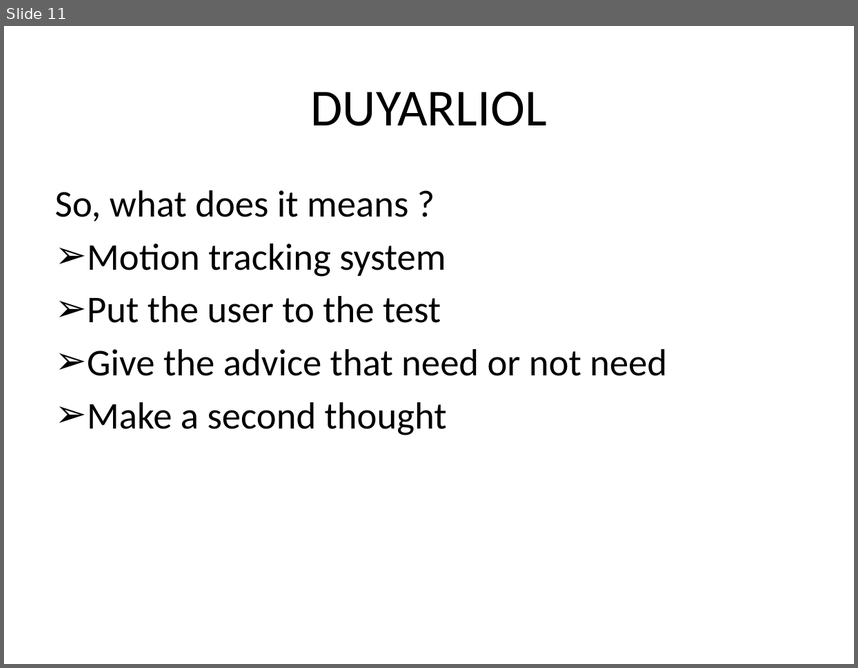
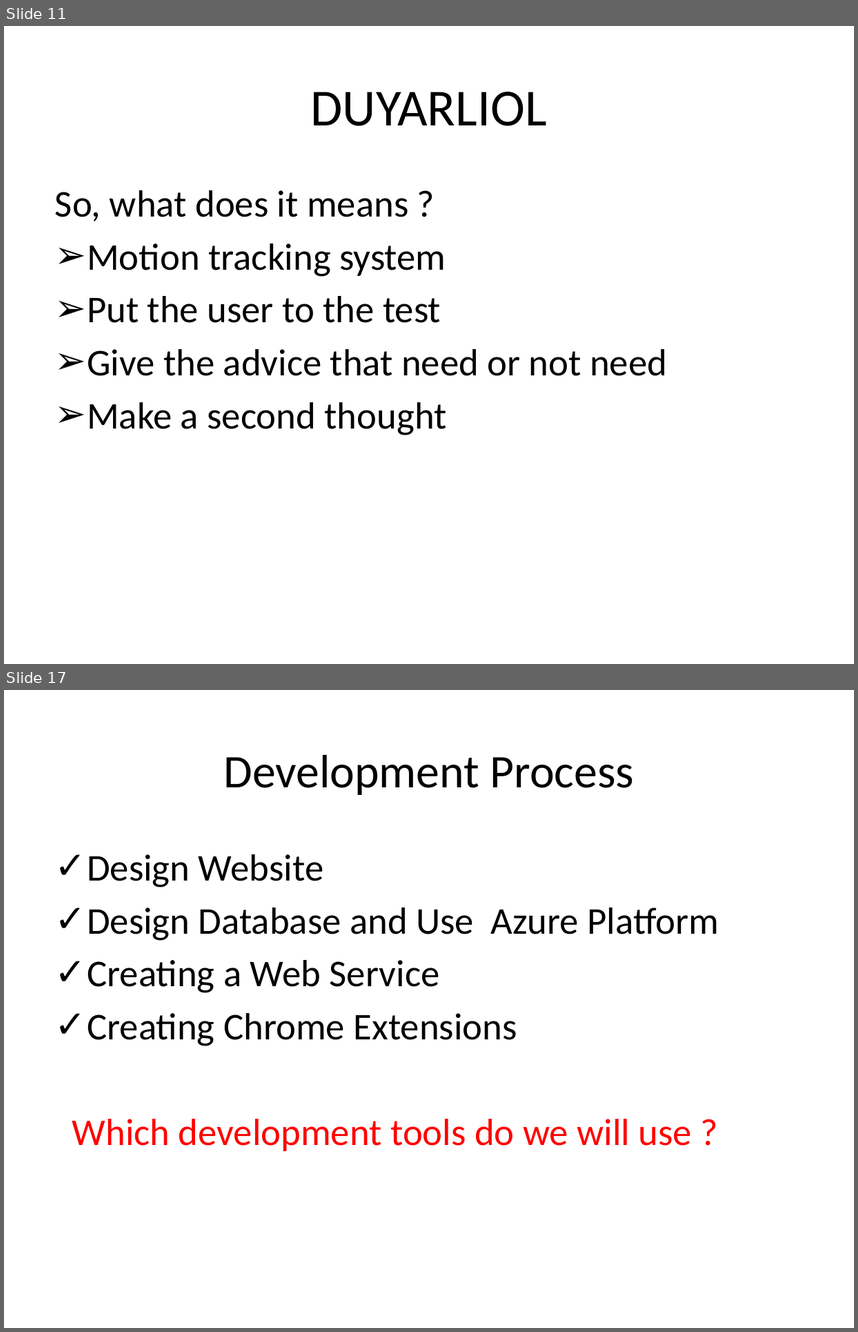
Before and after one commit to hakanyildiz/BIM444-Computer-Engineering-Apps, a slide deck: Documents/DUYARLIOL.pptx. Shown one above the other, each under a label of ours: slide 11 before the commit, slides 11 and 17 after it; the slides between them are not shown. The pictures are 858x668 and 858x1332 pixels, drawn with LibreOffice and Linux fonts; fonts in the diff are those of the drawing. Boxes give left, top, right and bottom in pixels: in the first picture for what was removed or moved away, otherwise in the second. Text is boxed around its words. In the diff, an @@ line names an element or a change of style, - is before the commit and + after.

```diff
--- a/Documents/DUYARLIOL.pptx
+++ b/Documents/DUYARLIOL.pptx
@@ slide 17 added at box(4, 690, 854, 1328), background #FFFFFF @@
@@ title added at box(223, 755, 634, 795), 39.6 pt, text #000000 @@
+Development Process
@@ text added at box(72, 854, 720, 1151), 32 pt, text #000000 @@
+✓ Design Website
+✓ Design Database and Use Azure Platform
+✓ Creating a Web Service
+✓ Creating Chrome Extensions
+Which development tools do we will use ?
```
Also in this commit, not shown: 2 slides changed, 8 other slides added, 2 other files.
